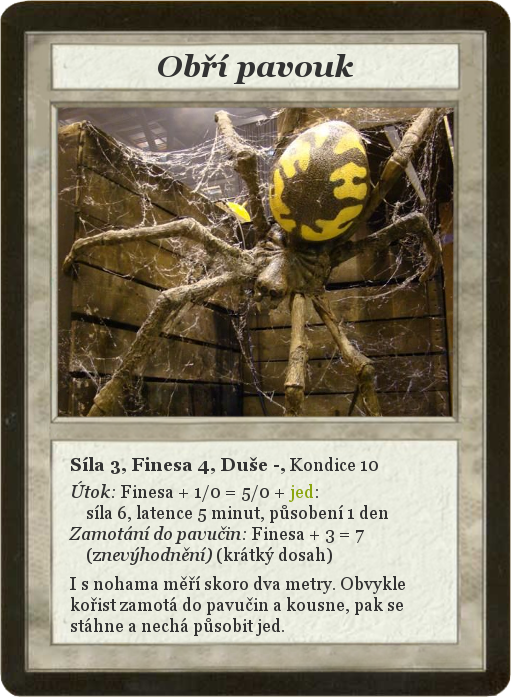
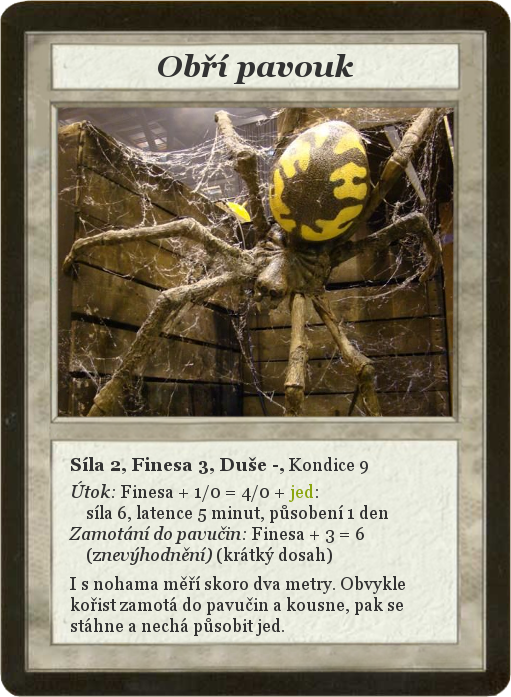
Two versions of the same layered image (511×697). Layer-by-layer changes:
renamed "Síla 3, Finesa 4, Duše -, Kond..." to "Síla 2, Finesa 3, Duše -, Kond...", painted on it over [111, 457, 378, 543]
